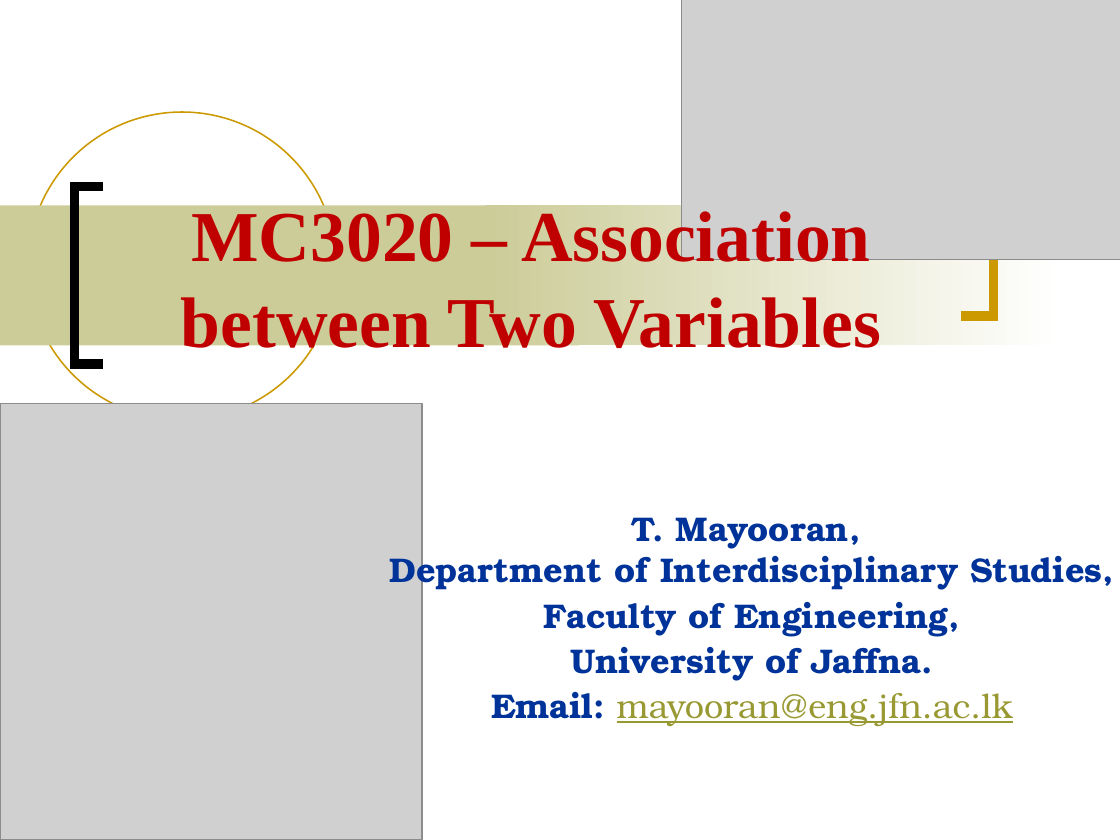
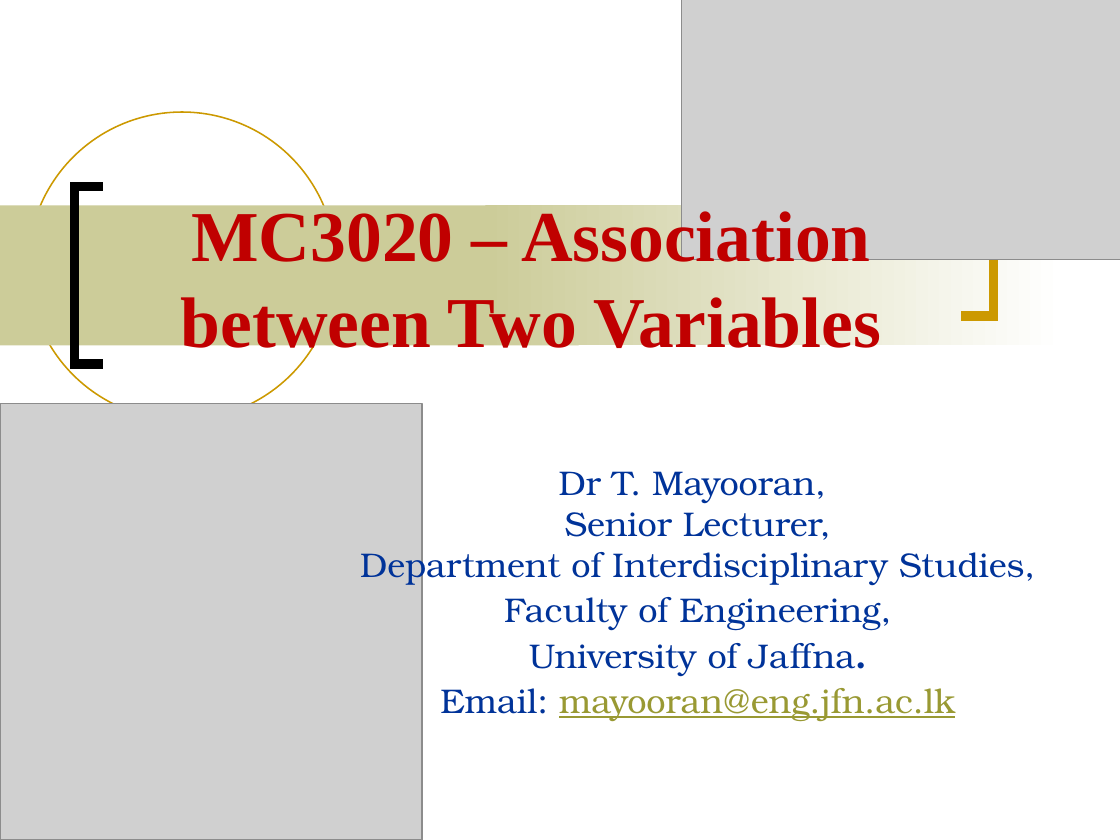
Before and after one commit to Mayooran1987/MC3020_E22, a slide deck: slide 1 of Lect_6.pptx. Drawn at 1120x840 pixels with LibreOffice and Linux fonts; fonts in the diff are those of the drawing; grey boxes stand for pictures. Boxes give left, top, right and bottom in pixels: in the first picture for what was removed or moved away, otherwise in the second. Text is boxed around its words. In the diff, an @@ line names an element or a change of style, - is before the commit and + after.

```diff
--- a/Lect_6.pptx
+++ b/Lect_6.pptx
@@ text "Dr T. Mayooran,": place and size @@
-text "Dr T. Mayooran," at (390,517,1114,726)
+text "Dr T. Mayooran," at (360,471,1035,722)
@@ text at (559,471,831,540): text changed; bold off @@
-T. Mayooran,
+Dr T. Mayooran,
+Senior Lecturer,
@@ text at (360,545,1035,722): bold off in "Department of Interdisciplinary Studies,", "Faculty of Engineering,", "University of Jaffna.", "Email:" @@
```
Also in this commit, not shown: 57 other slides changed, 16 other files.
